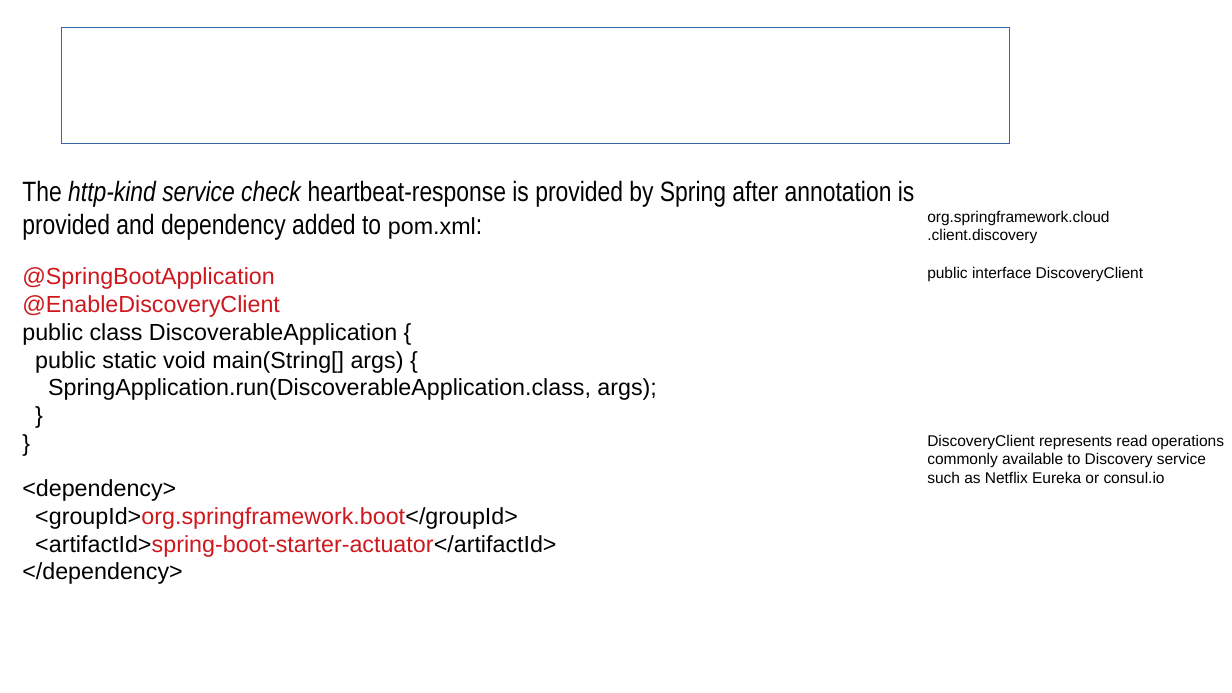
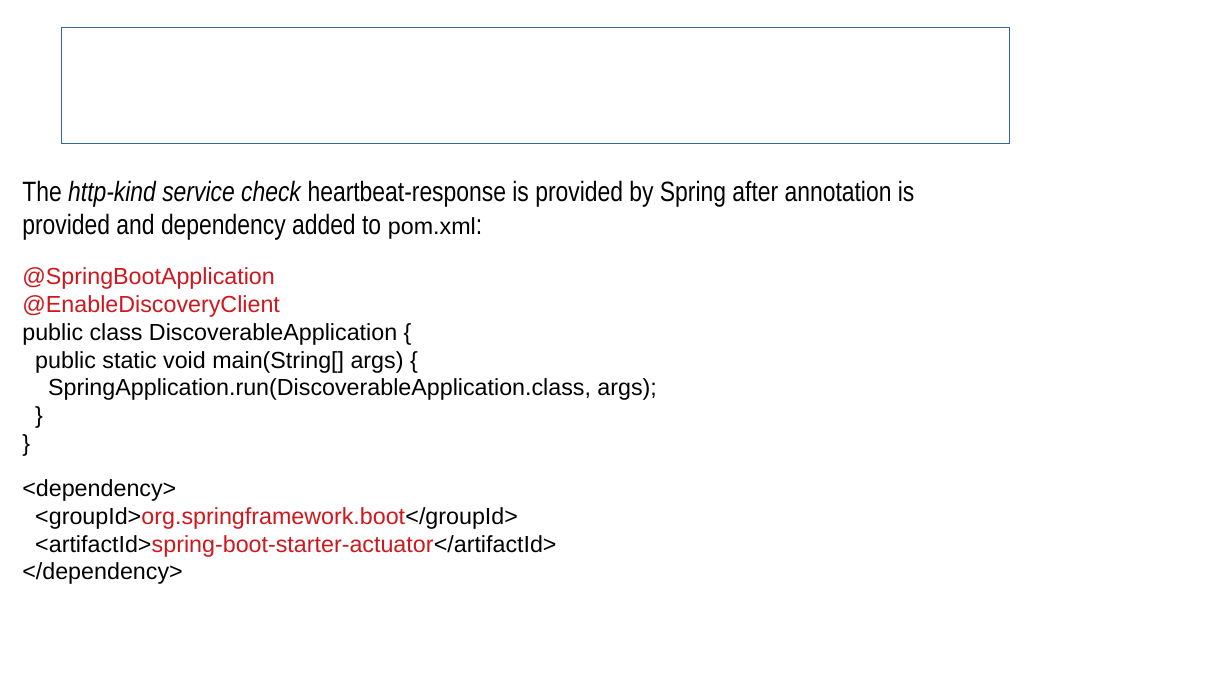
Before and after one commit to sergueik/uru_serverspec, a slide deck: slide 28 of Serverspec Integration in Cloud Provision.odp (slide 22 before the commit). Drawn at 1232x693 pixels with LibreOffice and Linux fonts; fonts in the diff are those of the drawing; background and template pictures are left out. Boxes give left, top, right and bottom in pixels: in the first picture for what was removed or moved away, otherwise in the second. Text is boxed around its words. In the diff, an @@ line names an element or a change of style, - is before the commit and + after.

```diff
--- a/Serverspec Integration in Cloud Provision.odp
+++ b/Serverspec Integration in Cloud Provision.odp
@@ text removed at (927,210,1224,483) @@
-org.springframework.cloud
-.client.discovery
-public interface DiscoveryClient
-DiscoveryClient represents read operations commonly available to Discovery service such as Netflix Eureka or consul.io
```
Also in this commit, not shown: 10 other slides changed, 9 slides added, 1 slide removed, 1 other file.
